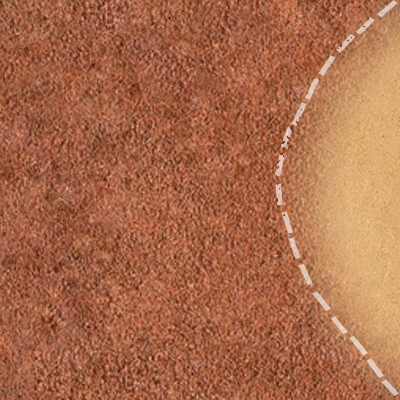
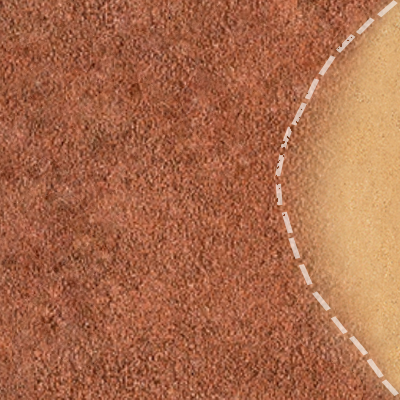
Revision of a layered 400 × 400 image; what changed, layer by layer:
painted on "Слой 2" over [341, 0, 400, 400]
